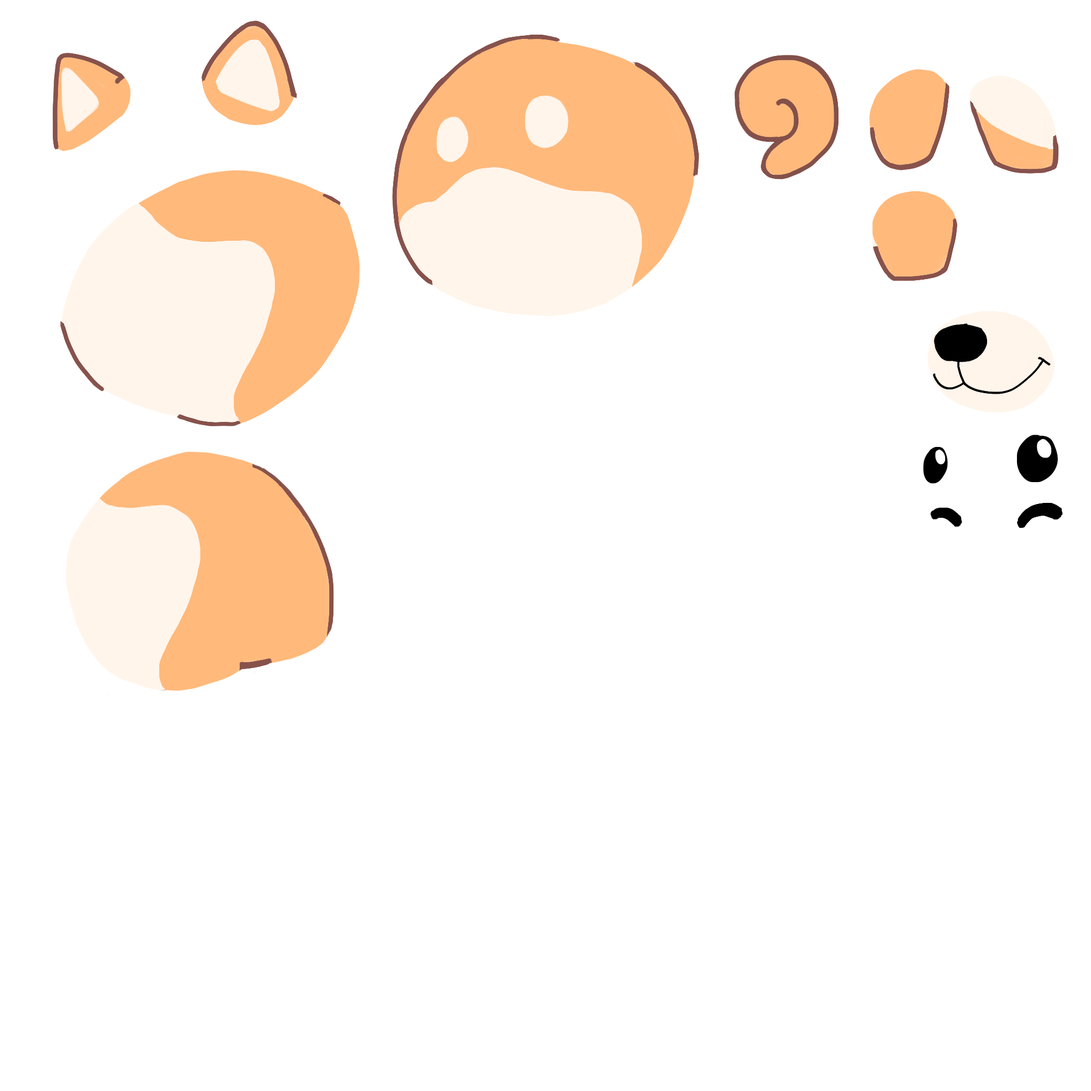
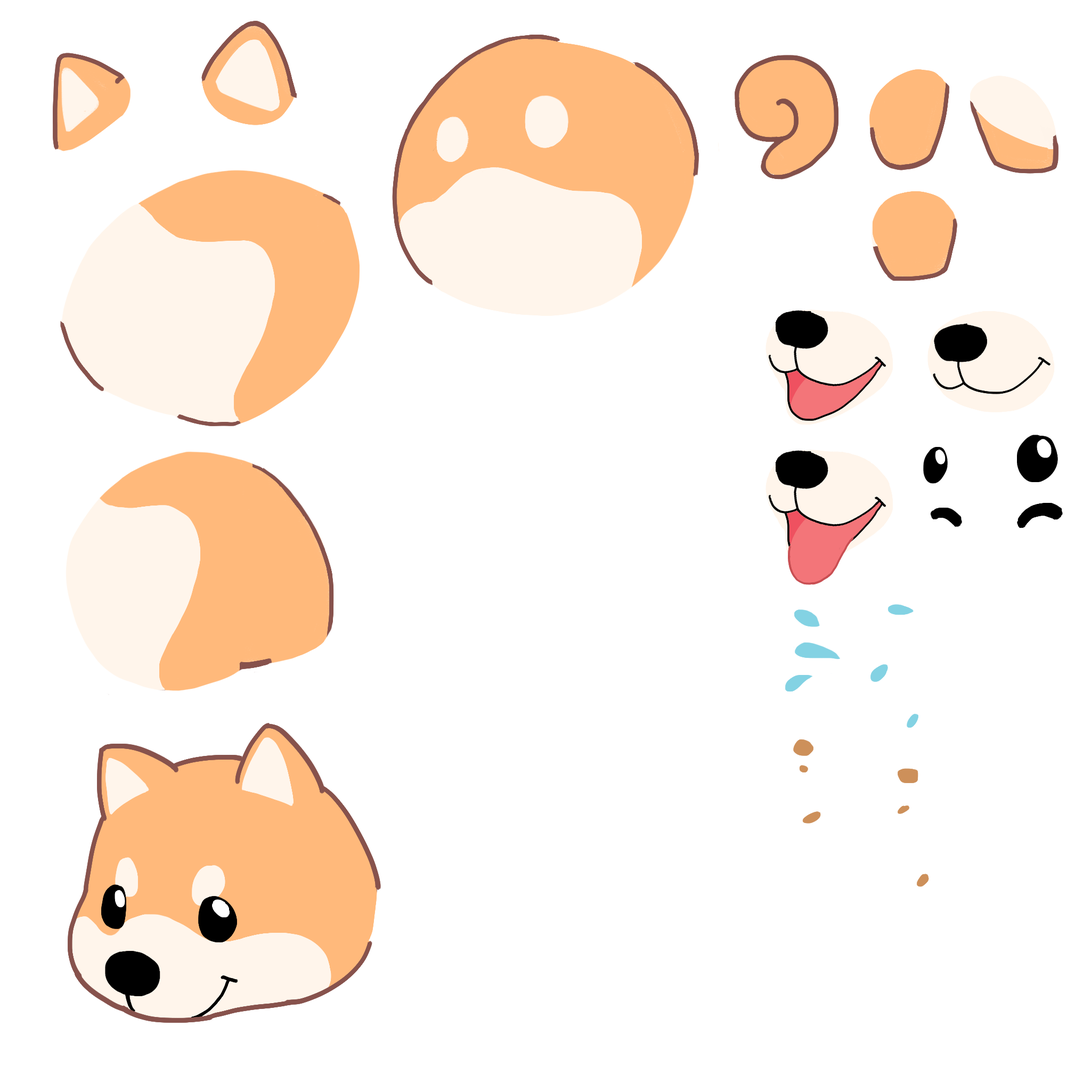
Layers edited between the first and the second 1091×1091 image:
added group "head smell" (1st of 2) with 4 layers above "middle" over bbox(67, 723, 382, 1024)
added layer "head smell" (2nd of 2, in "head smell") in group "head smell" over bbox(67, 723, 382, 1024)
added layer "Layer 14" in group "head smell" over bbox(100, 884, 239, 1022)
added layer "Layer 13" in group "head smell" over bbox(67, 737, 332, 1024)
added layer "Layer 12" in group "head smell" over bbox(70, 726, 377, 1020)
added layer "Layer 10" in group "middle" over bbox(897, 768, 930, 888)
added layer "Layer 9" in group "middle" over bbox(793, 739, 822, 824)
added layer "Layer 8" in group "middle" over bbox(870, 604, 919, 729)
added layer "Layer 7" in group "middle" over bbox(785, 609, 842, 693)
added layer "Layer 5 copy 3" in group "middle" over bbox(765, 449, 894, 586)
added layer "Layer 5 copy 2" in group "middle" over bbox(765, 309, 894, 425)
